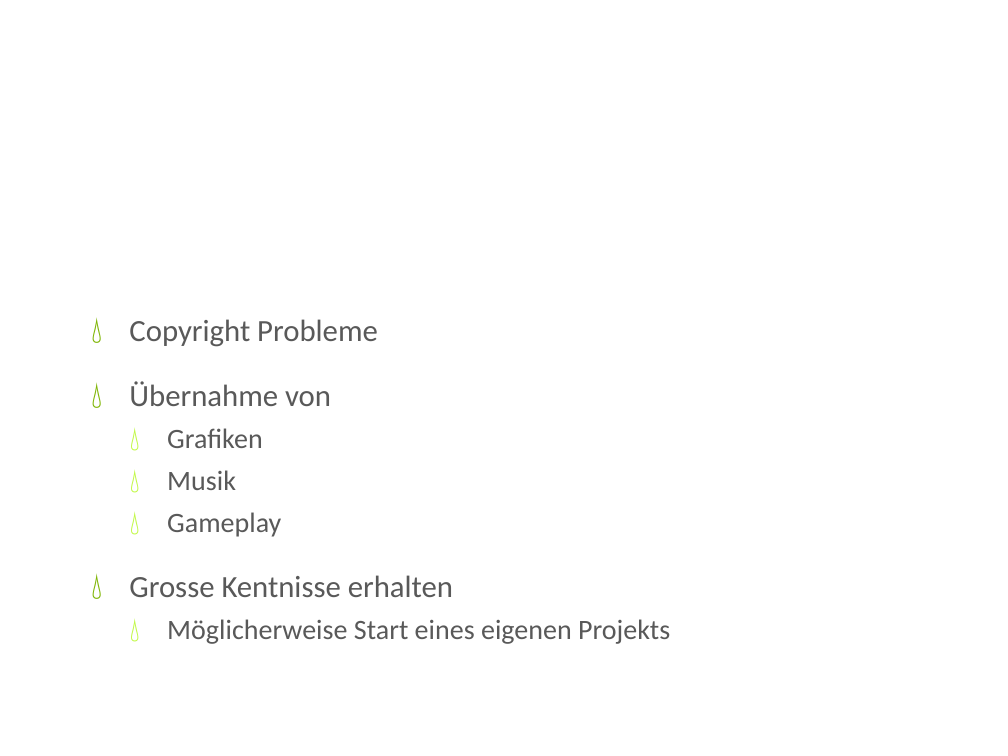
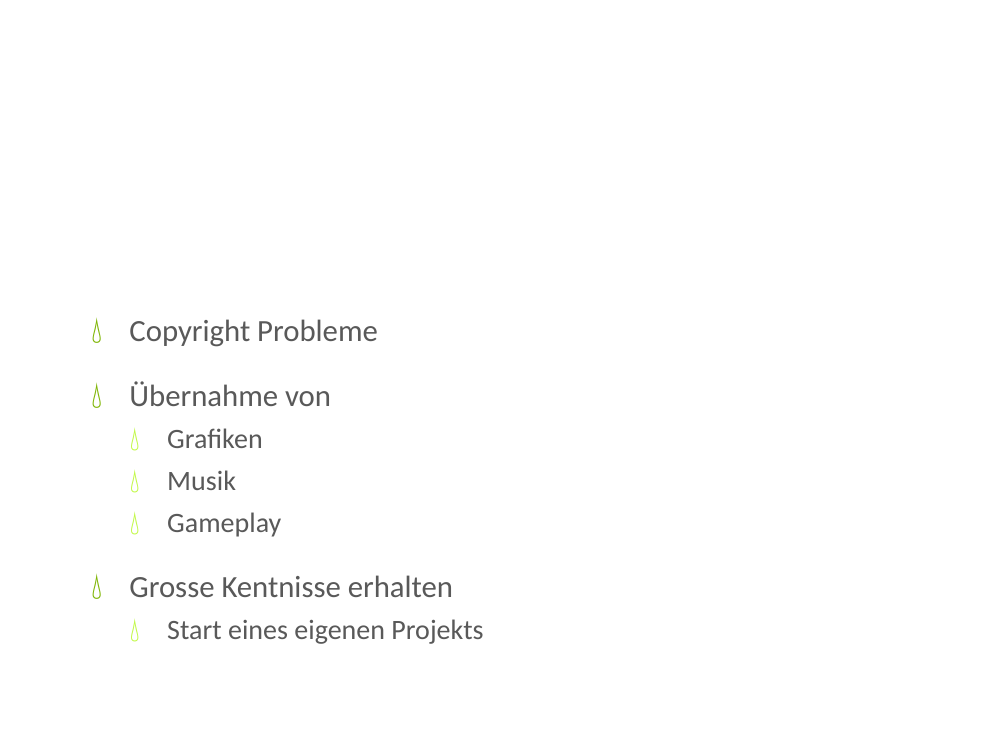
Before and after one commit to iluuu1994/Super-Mario-Bros, a slide deck: slide 33 of Resources/docs/CGR Präsentation.pptx. Drawn at 1008x756 pixels with LibreOffice and Linux fonts; fonts in the diff are those of the drawing; background and template pictures are left out. Boxes give left, top, right and bottom in pixels: in the first picture for what was removed or moved away, otherwise in the second. Text is boxed around its words. In the diff, an @@ line names an element or a change of style, - is before the commit and + after.

```diff
--- a/Resources/docs/CGR Präsentation.pptx
+++ b/Resources/docs/CGR Präsentation.pptx
@@ text at (167, 619, 483, 644): text changed @@
-  💧 Möglicherweise Start eines eigenen Projekts
+  💧 Start eines eigenen Projekts
```
Also in this commit, not shown: 4 other slides changed.
